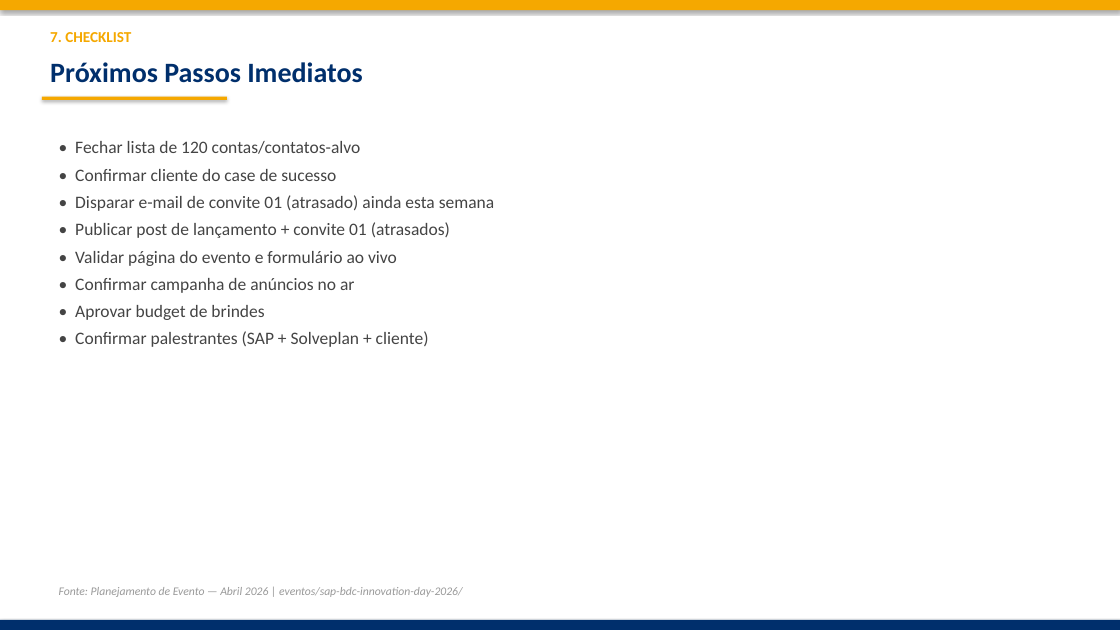
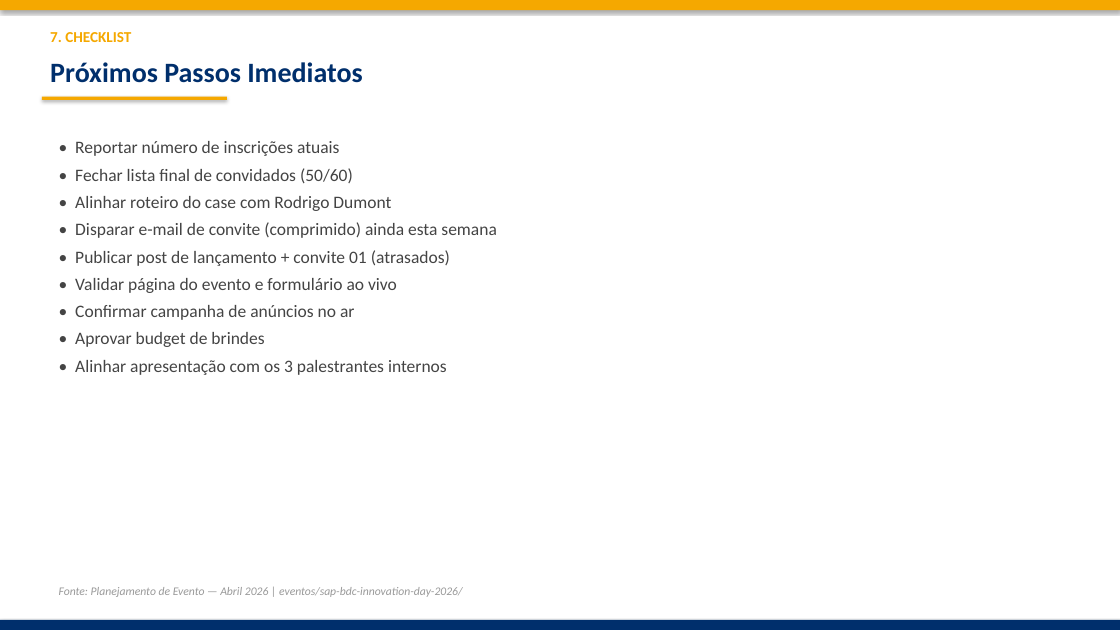
Before and after one commit to frsant96-gif/marketing-agents, a slide deck: slide 9 of eventos/sap-bdc-innovation-day-2026/SAP_BDC_Kickoff_16h_2026-08-14.pptx (slide 8 before the commit). Drawn at 1120x630 pixels with LibreOffice and Linux fonts; fonts in the diff are those of the drawing. Boxes give left, top, right and bottom in pixels: in the first picture for what was removed or moved away, otherwise in the second. Text is boxed around its words. In the diff, an @@ line names an element or a change of style, - is before the commit and + after.

```diff
--- a/eventos/sap-bdc-innovation-day-2026/SAP_BDC_Kickoff_16h_2026-08-14.pptx
+++ b/eventos/sap-bdc-innovation-day-2026/SAP_BDC_Kickoff_16h_2026-08-14.pptx
@@ text at [75, 141, 496, 238]: text changed @@
-• Fechar lista de 120 contas/contatos-alvo
-• Confirmar cliente do case de sucesso
-• Disparar e-mail de convite 01 (atrasado) ainda esta semana
+• Reportar número de inscrições atuais
+• Fechar lista final de convidados (50/60)
+• Alinhar roteiro do case com Rodrigo Dumont
+• Disparar e-mail de convite (comprimido) ainda esta semana
@@ text at [75, 360, 447, 375]: text changed @@
-• Confirmar palestrantes (SAP + Solveplan + cliente)
+• Alinhar apresentação com os 3 palestrantes internos
```
Also in this commit, not shown: 4 other slides changed, 1 slide added, 1 other file.
